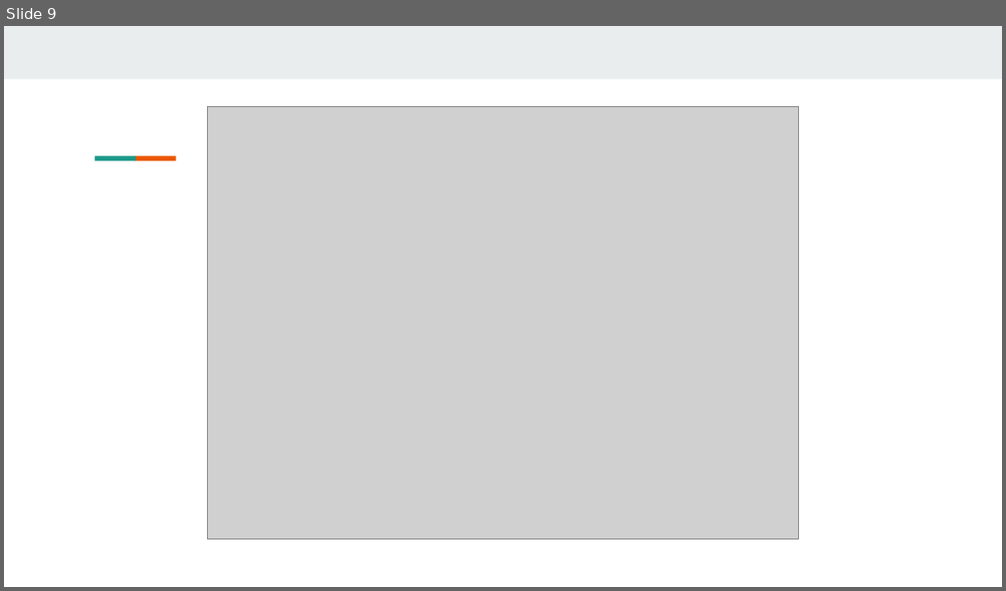
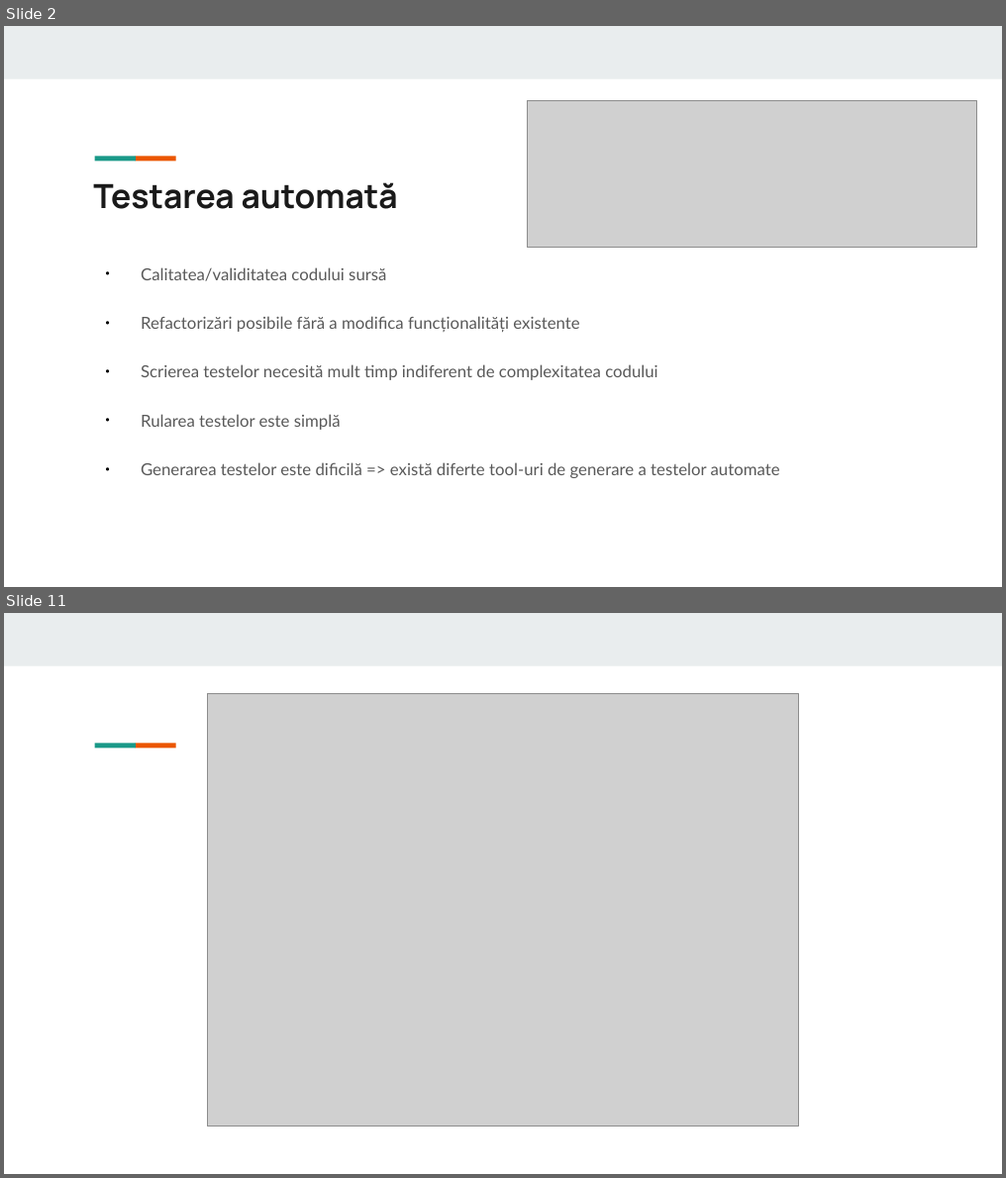
Before and after one commit to Alecsandu/EvoSuite_Demo, a slide deck: prezentare/EvoSuite.odp. Shown one above the other, each under a label of ours: slide 9 before the commit, slides 2 and 11 after it; the slides between them are not shown. The pictures are 1006x591 and 1006x1178 pixels, drawn with LibreOffice and Linux fonts; fonts in the diff are those of the drawing; grey boxes stand for pictures. Boxes give left, top, right and bottom in pixels: in the first picture for what was removed or moved away, otherwise in the second. Text is boxed around its words. In the diff, an @@ line names an element or a change of style, - is before the commit and + after.

```diff
--- a/prezentare/EvoSuite.odp
+++ b/prezentare/EvoSuite.odp
@@ slide 2 added at (4, 26, 1002, 587), background #FFFFFF; not listed: 3 template elements that a slide beside it also shows @@
@@ picture added at (527, 101, 977, 248) @@
@@ title added at (93, 182, 398, 209), 24 pt, text #1A1A1A, bold @@
+Testarea automată
@@ text added at (141, 268, 780, 478), 12 pt, text #595959 @@
+● Calitatea/validitatea codului sursă
+● Refactorizări posibile fără a modifica funcționalități existente
+● Scrierea testelor necesită mult timp indiferent de complexitatea codului
+● Rularea testelor este simplă
+● Generarea testelor este dificilă => există diferte tool-uri de generare a testelor automate
@@ what was slide 9 is now slide 11 @@
```
Also in this commit, not shown: 3 slides changed, 8 other slides added, 6 slides removed.
